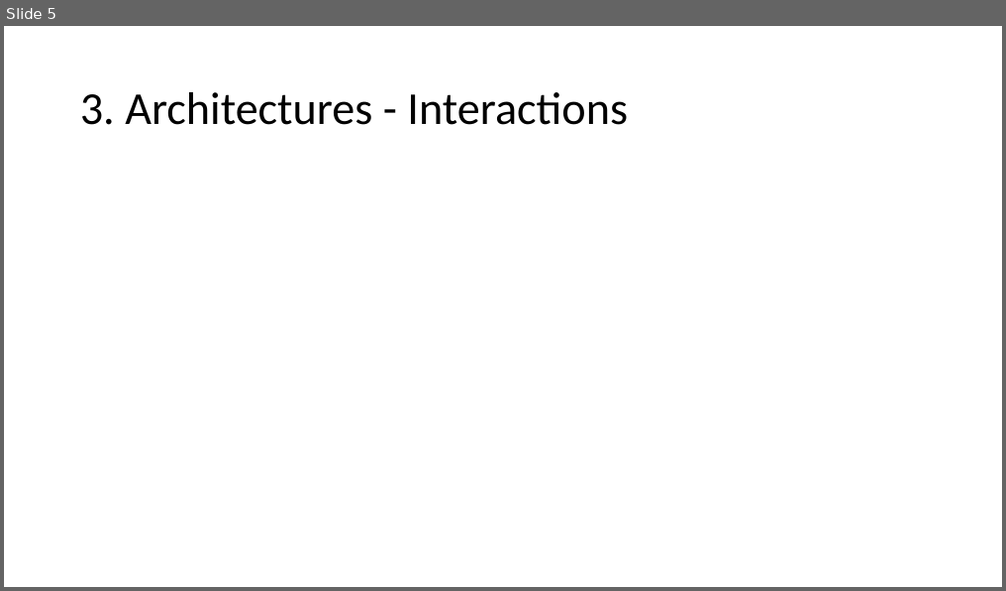
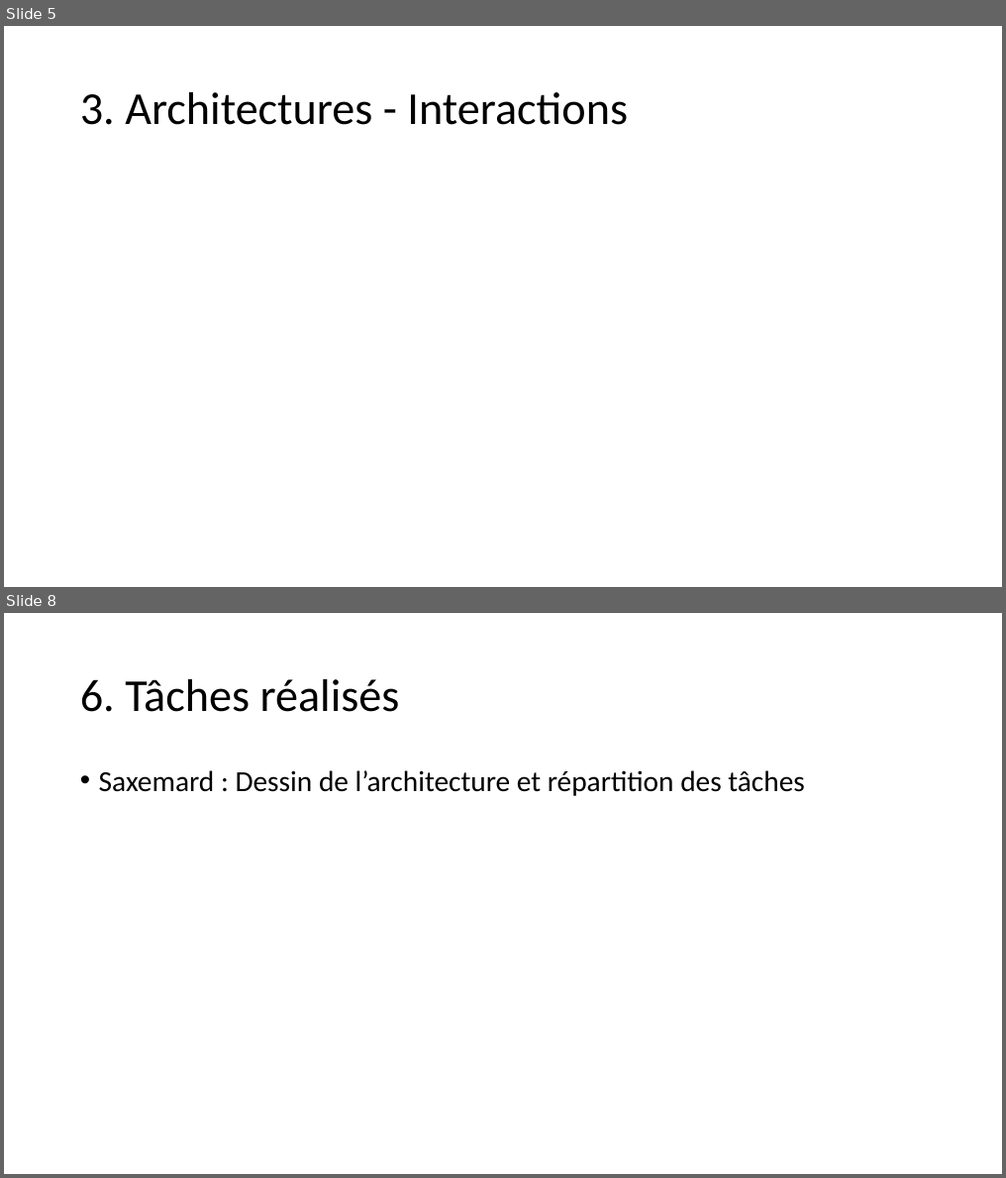
Before and after one commit to mapfra/lpiotia2022_GestionAccesBatiment, a slide deck: Gestion d’accès au batiment.pptx. Shown one above the other, each under a label of ours: slide 5 before the commit, slides 5 and 8 after it; the slides between them are not shown. The pictures are 1006x591 and 1006x1178 pixels, drawn with LibreOffice and Linux fonts; fonts in the diff are those of the drawing. Boxes give left, top, right and bottom in pixels: in the first picture for what was removed or moved away, otherwise in the second. Text is boxed around its words. In the diff, an @@ line names an element or a change of style, - is before the commit and + after.

```diff
--- a/Gestion d’accès au batiment.pptx
+++ b/Gestion d’accès au batiment.pptx
@@ slide 8 added at [4,613,1002,1174], background #FFFFFF @@
@@ title added at [80,679,400,712], 44 pt, text #000000 @@
+6. Tâches réalisés
@@ text added at [99,770,804,796], 28 pt, text #000000 @@
+• Saxemard : Dessin de l’architecture et répartition des tâches
```
Also in this commit, not shown: 2 slides changed, 1 other slide added.
